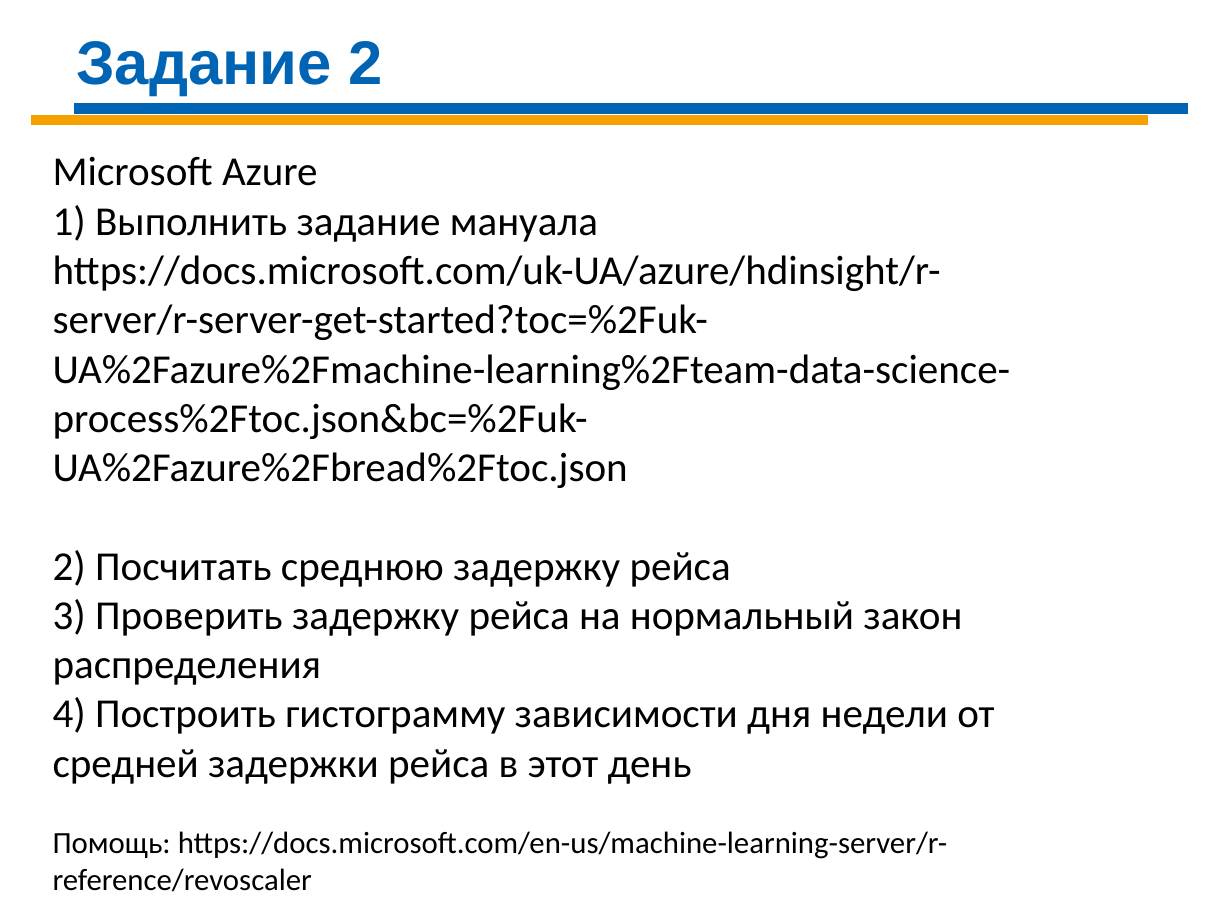
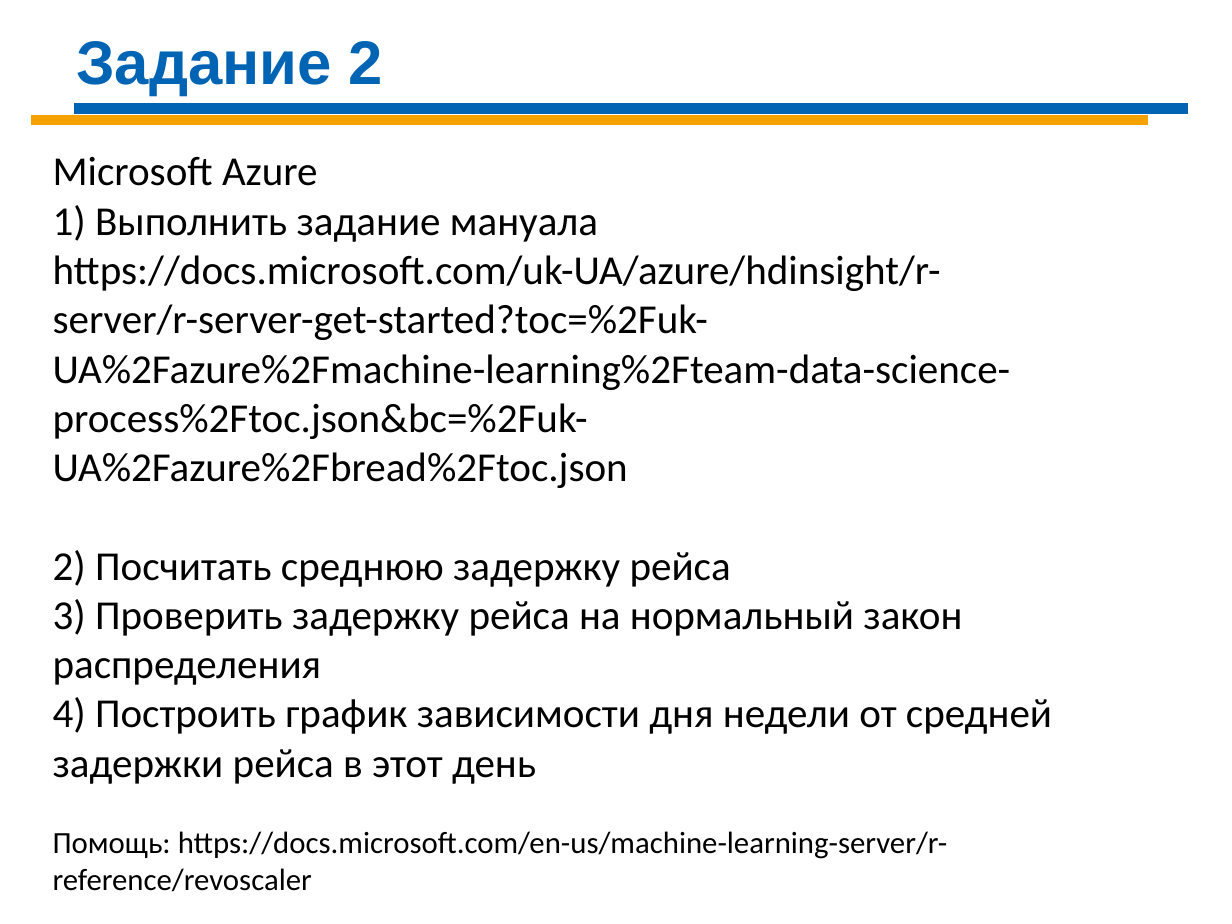
Before and after one commit to Demolis/Infopulse, a slide deck: slide 11 of Data Science/DS-Day-12 R.pptx. Drawn at 1232x924 pixels with LibreOffice and Linux fonts; fonts in the diff are those of the drawing. Boxes give left, top, right and bottom in pixels: in the first picture for what was removed or moved away, otherwise in the second. Text is boxed around its words. In the diff, an @@ line names an element or a change of style, - is before the commit and + after.

```diff
--- a/Data Science/DS-Day-12 R.pptx
+++ b/Data Science/DS-Day-12 R.pptx
@@ text at bbox=[53, 697, 1052, 784]: text changed @@
-4) Построить гистограмму зависимости дня недели от средней задержки рейса в этот день
+4) Построить график зависимости дня недели от средней задержки рейса в этот день
```
Also in this commit, not shown: 1 other slide changed.
